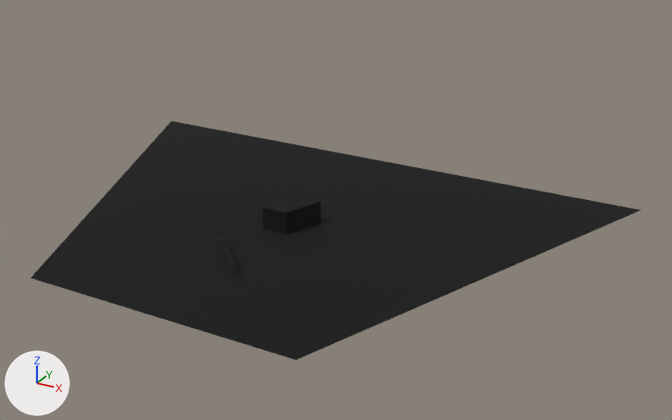
Before and after pictures for a commit that changed the OBJ model public/City/model.obj.
Rendered twice from a camera (50 mm lens) standing at (401.0, -624.0, 342.0) and looking at (45.0, 24.0, 18.0). Arrows for +X, +Y and +Z are at lower left; the lights stay in place. The older version comes first. Where no turn or scale is listed for an object, it has been applied to the vertices.

The first picture shows 'model'.
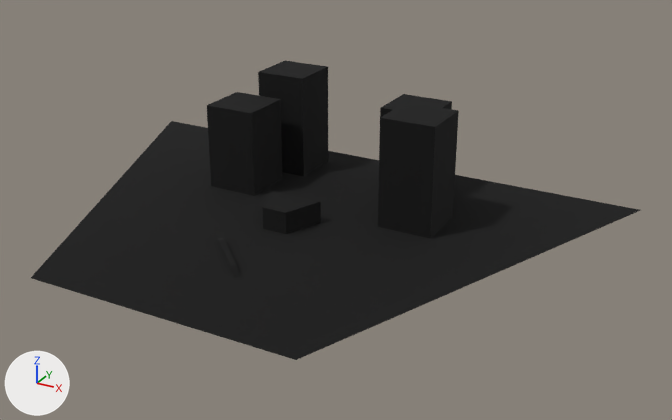
Boxes [x1, y1, x2, y2] around the edits, measured in the pictures (672 x 420 px):
'model', reshaped (25% taller)
    before: [31, 121, 640, 360]
    after: [31, 61, 640, 360]
part 1 of me_model, added (black)
    after: [207, 61, 459, 238]

Edits to the bpy script that builds the scene:
```text
Change me_model:
    used by ob_model
    remove me_model.from_pydata(...)  # 56 vertices, 41 faces; spans x -267.0..270.0, y -172.0..194.0, z -1.0..20.0
    add me_model.from_pydata(...)  # 88 vertices, 61 faces; spans x -267.0..270.0, y -172.0..194.0, z -18.0..100.0
    me_model part 1
    16 vertices are added at x -108.0..75.0, y 45.0..167.0, z -18.0..100.0
    16 new vertices lie (50.0, 0.0, 0.0) away from vertices in x -108.0..75.0, y 45.0..167.0, z -18.0..100.0
    20 new faces join them
```
